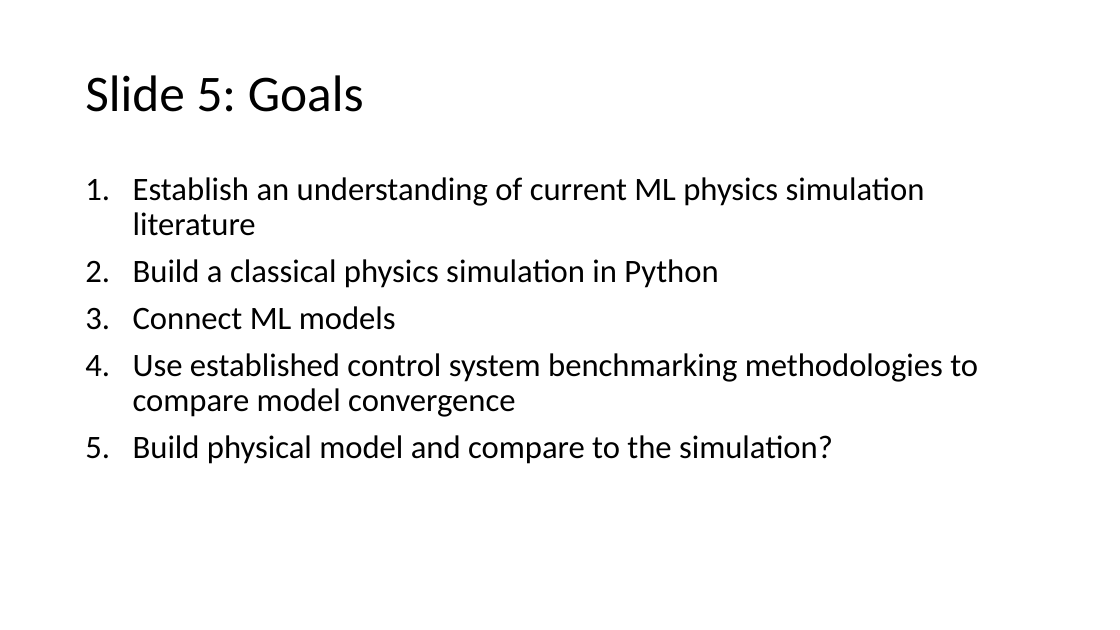
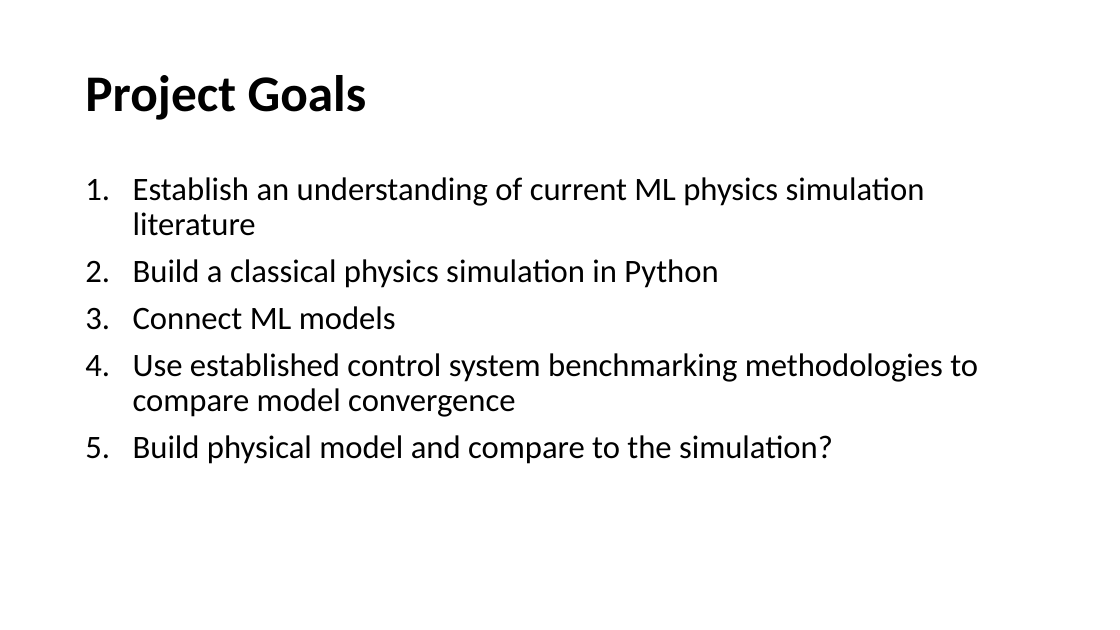
Before and after one commit to evandm4/engr-10301h-balancing-robot, a slide deck: slide 8 of docs/Evan Moore Progress Update.pptx (slide 6 before the commit). Drawn at 1120x630 pixels with LibreOffice and Linux fonts; fonts in the diff are those of the drawing. Boxes give left, top, right and bottom in pixels: in the first picture for what was removed or moved away, otherwise in the second. Text is boxed around its words. In the diff, an @@ line names an element or a change of style, - is before the commit and + after.

```diff
--- a/docs/Evan Moore Progress Update.pptx
+++ b/docs/Evan Moore Progress Update.pptx
@@ title at (x1=85, y1=75, x2=367, y2=120): text changed; bold on @@
-Slide 5: Goals
+Project Goals
```
Also in this commit, not shown: 5 other slides changed, 3 slides added, 1 slide removed, 13 other files.
